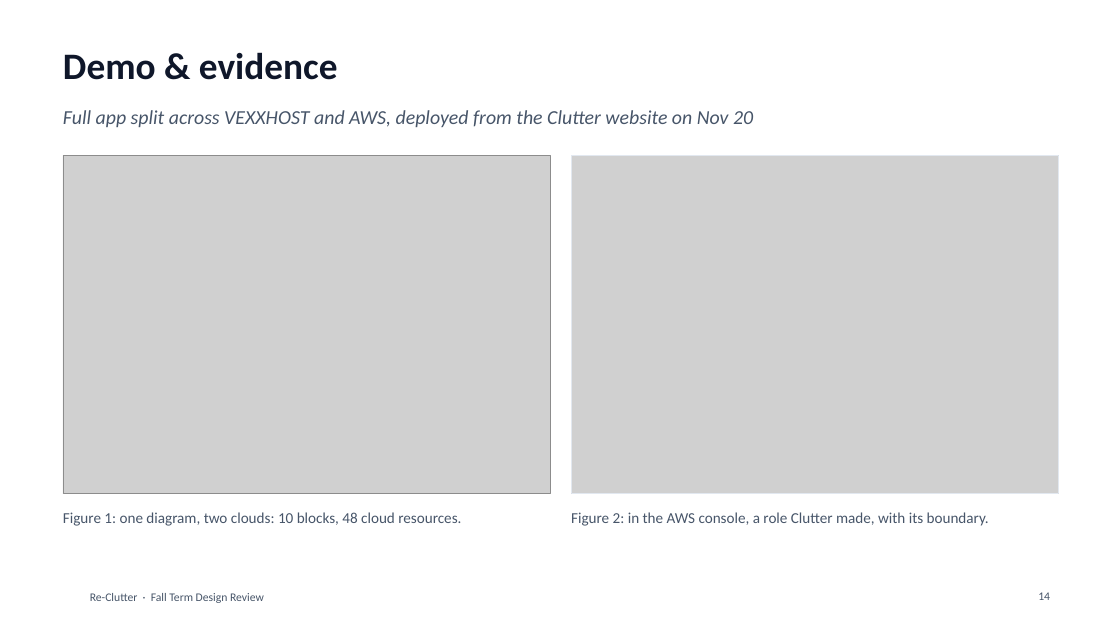
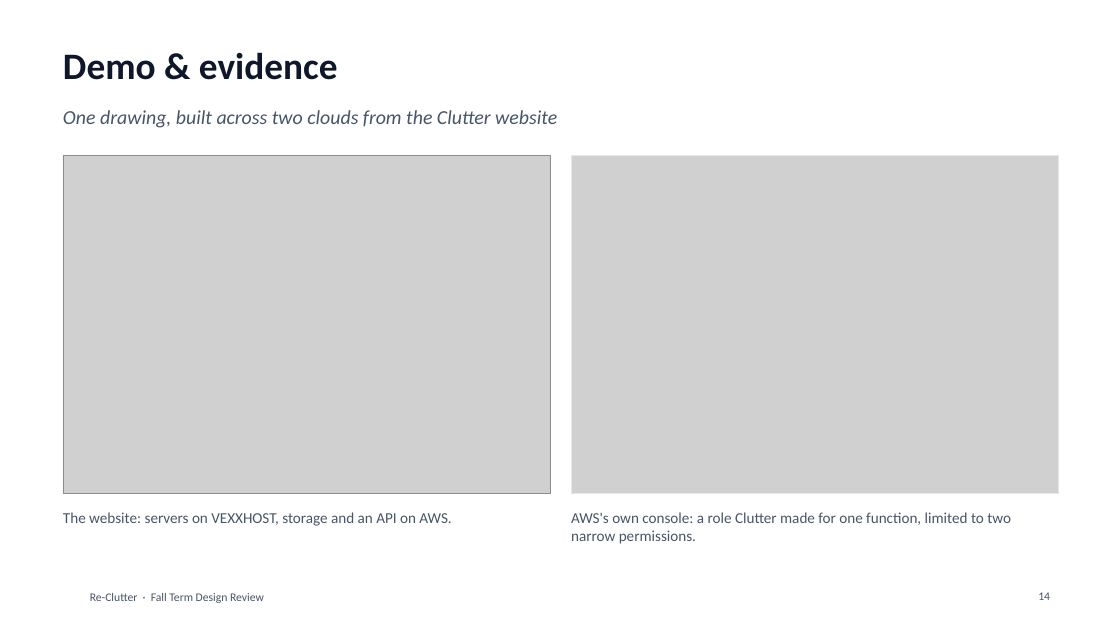
Before and after one commit to Alberta2514640/clutter, a slide deck: slide 14 of deliverables/Re-Clutter_Fall_Design_Review_Software.pptx. Drawn at 1120x630 pixels with LibreOffice and Linux fonts; fonts in the diff are those of the drawing; grey boxes stand for pictures; background and template pictures are left out. Boxes give left, top, right and bottom in pixels: in the first picture for what was removed or moved away, otherwise in the second. Text is boxed around its words. In the diff, an @@ line names an element or a change of style, - is before the commit and + after.

Commit message:
Make the design review deck accurate and plain for outside readers
Rebuild the fall design review deck after a fact check against the
real-cloud, local and test-plan reports: correct overstated claims,
add what is not proven yet, explain cloud terms at first use, state the
current asks (AWS organization permissions with the sponsor), and add a
clearer problem statement.

```diff
--- a/deliverables/Re-Clutter_Fall_Design_Review_Software.pptx
+++ b/deliverables/Re-Clutter_Fall_Design_Review_Software.pptx
@@ text at (63,110,557,128): text changed @@
-Full app split across VEXXHOST and AWS, deployed from the Clutter website on Nov 20
+One drawing, built across two clouds from the Clutter website
@@ text at (63,512,451,526): text changed @@
-Figure 1: one diagram, two clouds: 10 blocks, 48 cloud resources.
+The website: servers on VEXXHOST, storage and an API on AWS.
@@ text at (571,512,1011,544): text changed @@
-Figure 2: in the AWS console, a role Clutter made, with its boundary.
+AWS's own console: a role Clutter made for one function, limited to two narrow permissions.
```
Also in this commit, not shown: 18 other slides changed, 2 slides added, 2 slides removed.
